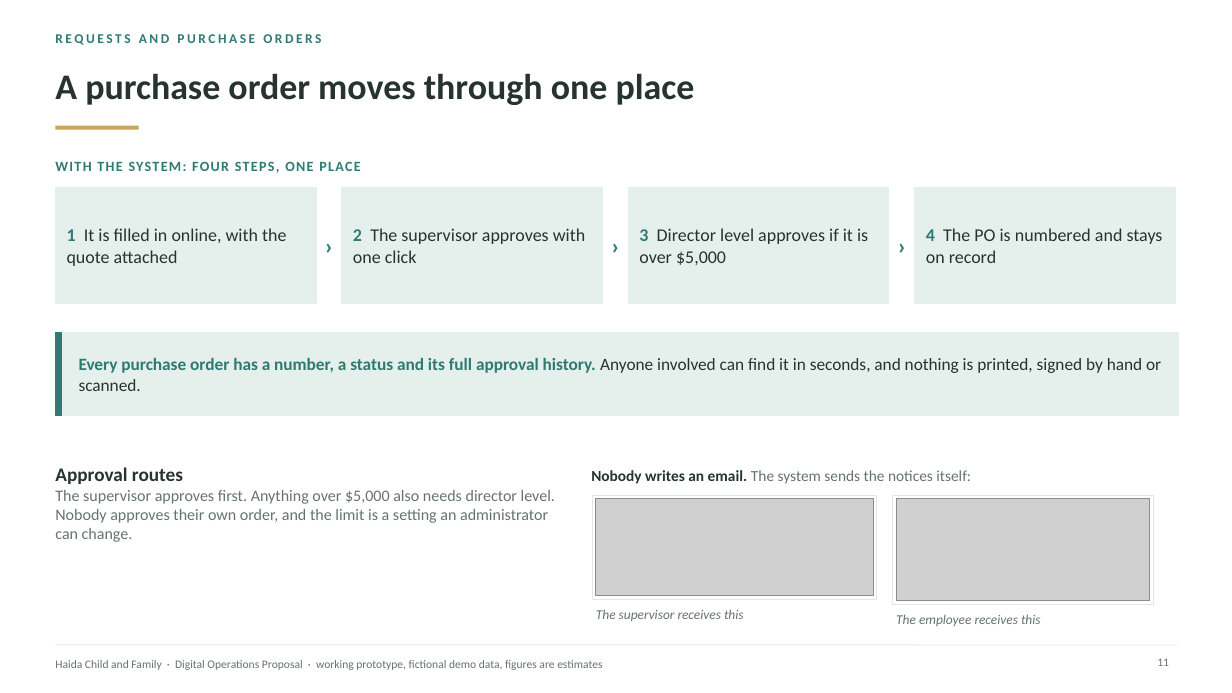
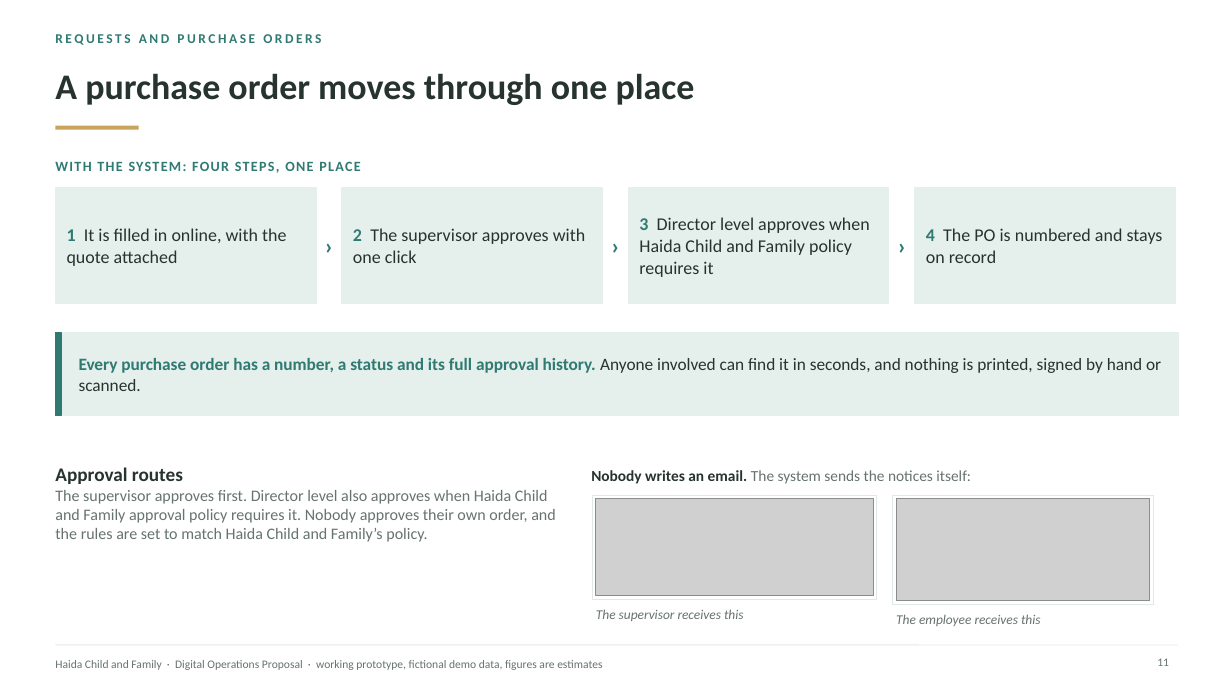
Before and after one commit to AndalibOlee/Portfolio, a slide deck: slide 11 of demo-platform/docs/Haida_Child_and_Family_Executive_Digital_Operations_Proposal.pptx. Drawn at 1232x693 pixels with LibreOffice and Linux fonts; fonts in the diff are those of the drawing; grey boxes stand for pictures. Boxes give left, top, right and bottom in pixels: in the first picture for what was removed or moved away, otherwise in the second. Text is boxed around its words. In the diff, an @@ line names an element or a change of style, - is before the commit and + after.

```diff
--- a/demo-platform/docs/Haida_Child_and_Family_Executive_Digital_Operations_Proposal.pptx
+++ b/demo-platform/docs/Haida_Child_and_Family_Executive_Digital_Operations_Proposal.pptx
@@ text at (639,217,870,277): text changed @@
-3 Director level approves if it is over $5,000
+3 Director level approves when Haida Child and Family policy requires it
@@ text at (55,490,555,542): text changed @@
-The supervisor approves first. Anything over $5,000 also needs director level. Nobody approves their own order, and the limit is a setting an administrator can change.
+The supervisor approves first. Director level also approves when Haida Child and Family approval policy requires it. Nobody approves their own order, and the rules are set to match Haida Child and Family’s policy.
```
Also in this commit, not shown: 2 other slides changed, 8 other files.
